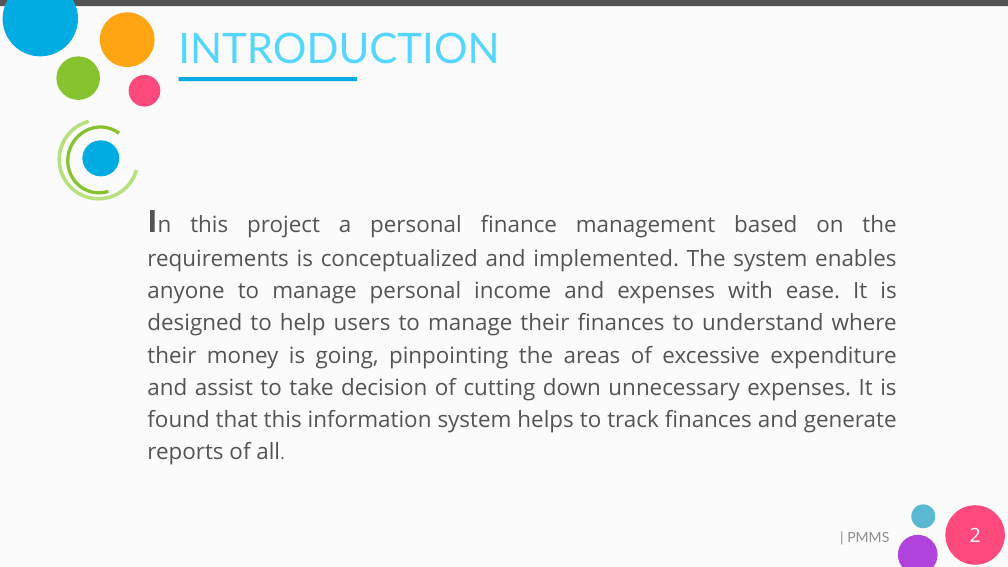
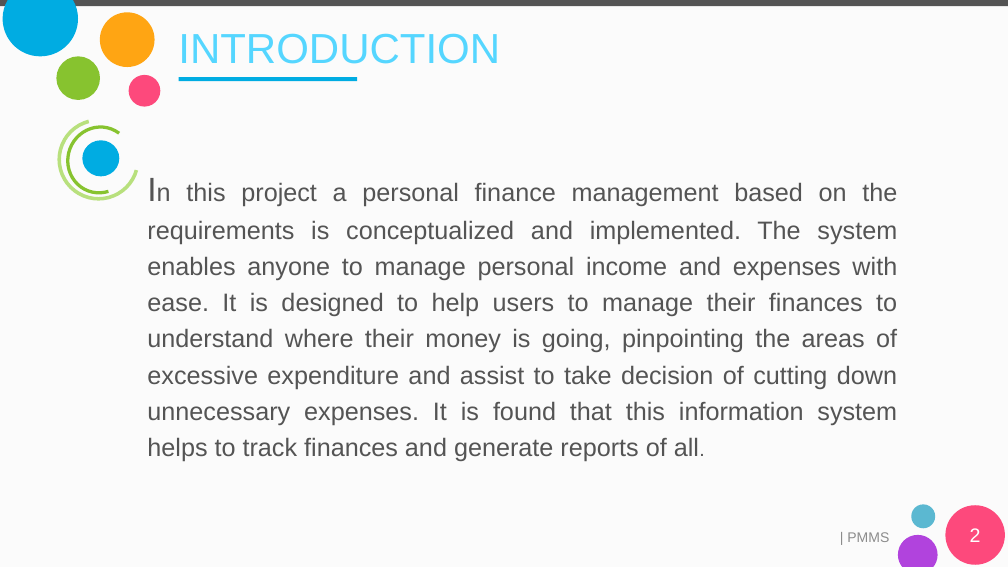
Before and after one commit to roncyrthomas/Blockchain, a slide deck: slide 2 of mp final/pmms.pptx. Drawn at 1008x567 pixels with LibreOffice and Linux fonts; fonts in the diff are those of the drawing. Boxes give left, top, right and bottom in pixels: in the first picture for what was removed or moved away, otherwise in the second. Text is boxed around its words. In the diff, an @@ line names an element or a change of style, - is before the commit and + after.

```diff
--- a/mp final/pmms.pptx
+++ b/mp final/pmms.pptx
@@ title "INTRODUCTION" at (178,33,500,64): font Lato to Arial @@
@@ text "In this project a personal ...": place and size @@
-text "In this project a personal ..." at (147,215,897,465)
+text "In this project a personal ..." at (147,182,897,461)
@@ text "In this project a personal ..." at (147,182,897,461): size 44 to 48 pt, bold off in "In"; size 32 to 36 pt, font Open Sans to Arial; size 24 to 28 pt in "all." @@
@@ text "| PMMS" at (847,532,889,542): font Lato to Arial @@
```
Also in this commit, not shown: 7 other slides changed, 1 slide removed, 2 other files.
